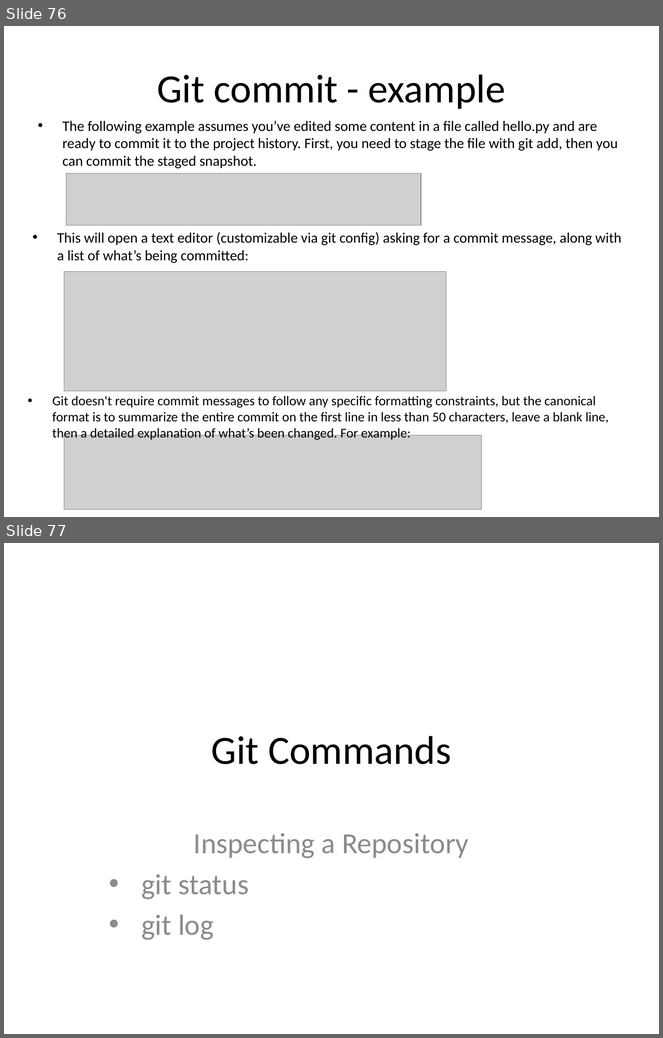
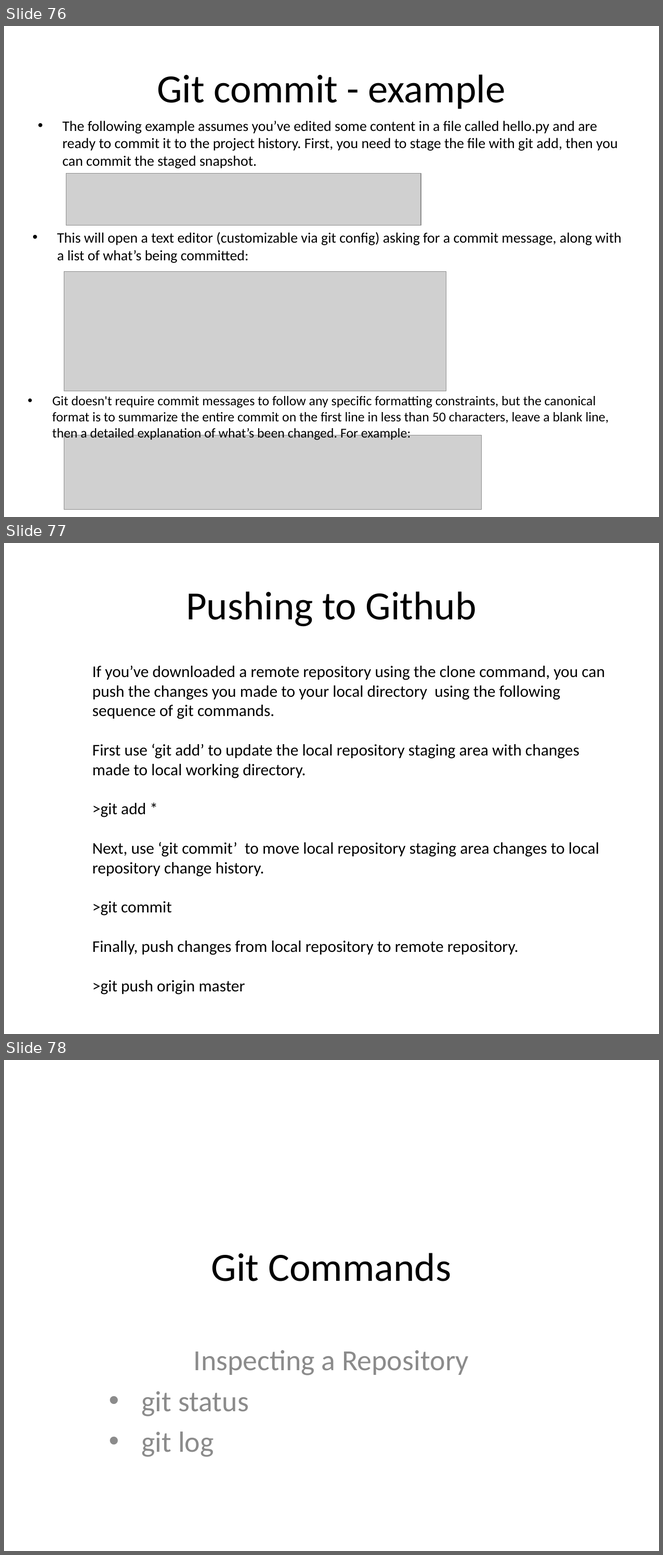
Before and after one commit to polsztyn/GitLearningStuff, a slide deck: Git.pptx. Shown one above the other, each under a label of ours: slides 76 and 77 before the commit, slides 76, 77 and 78 after it. The pictures are 663x1038 and 663x1555 pixels, drawn with LibreOffice and Linux fonts; fonts in the diff are those of the drawing; grey boxes stand for pictures. Boxes give left, top, right and bottom in pixels: in the first picture for what was removed or moved away, otherwise in the second. Text is boxed around its words. In the diff, an @@ line names an element or a change of style, - is before the commit and + after.

```diff
--- a/Git.pptx
+++ b/Git.pptx
@@ slide 77 added at bbox=[4, 543, 659, 1034], background #FFFFFF @@
@@ title added at bbox=[186, 591, 477, 627], 44 pt, text #000000 @@
+Pushing to Github
@@ text added at bbox=[92, 666, 605, 995], 18 pt, text #000000 @@
+If you’ve downloaded a remote repository using the clone command, you can push the changes you made to your local directory using the following sequence of git commands.
+First use ‘git add’ to update the local repository staging area with changes made to local working directory.
+>git add *
+Next, use ‘git commit’ to move local repository staging area changes to local repository change history.
+>git commit
+Finally, push changes from local repository to remote repository.
+>git push origin master
@@ what was slide 77 is now slide 78 @@
```
Also in this commit, not shown: 1 slide changed, 2 other files.
